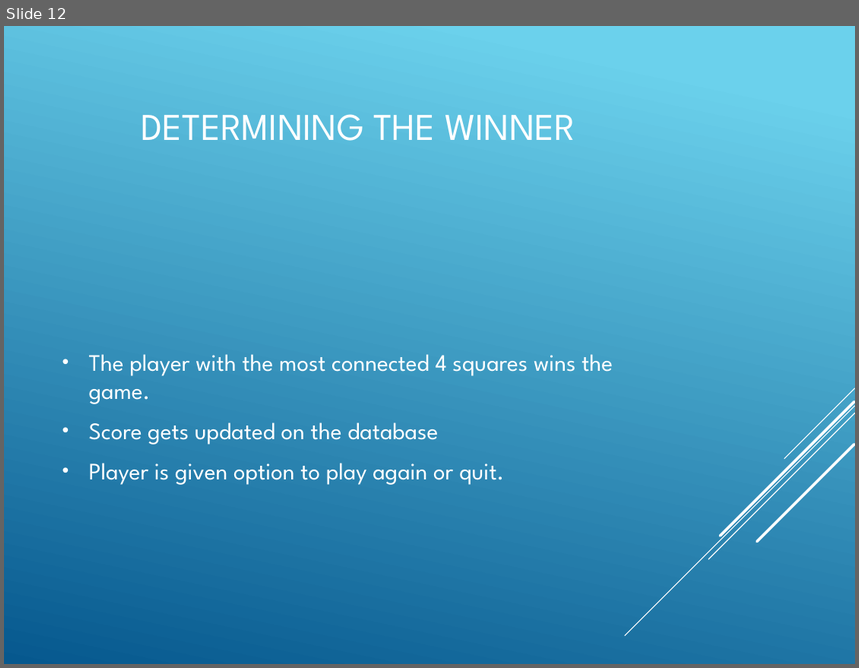
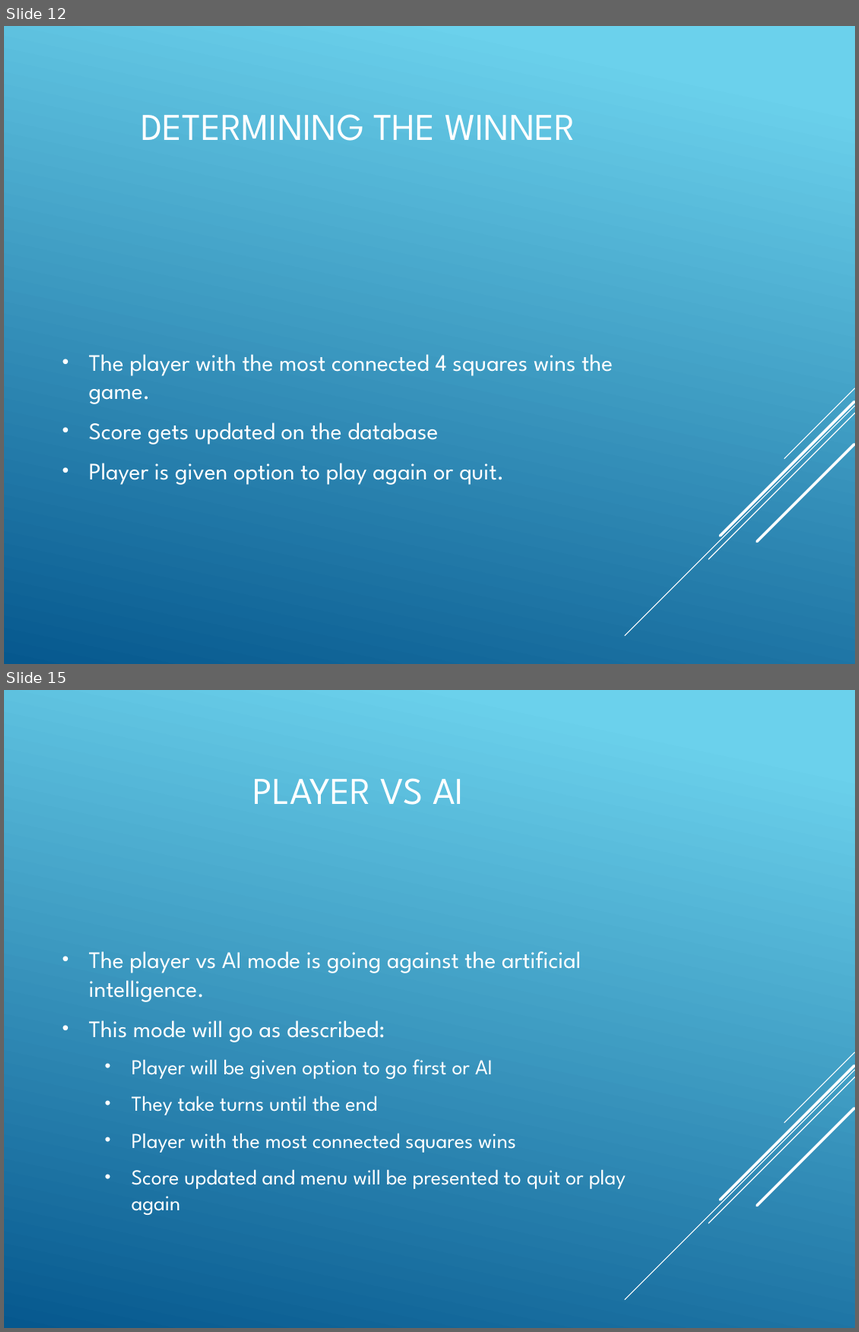
Before and after one commit to Amatarasu/A-Team, a slide deck: Power Point Presentation-bk.pptx. Shown one above the other, each under a label of ours: slide 12 before the commit, slides 12 and 15 after it; the slides between them are not shown. The pictures are 859x668 and 859x1332 pixels, drawn with LibreOffice and Linux fonts; fonts in the diff are those of the drawing. Boxes give left, top, right and bottom in pixels: in the first picture for what was removed or moved away, otherwise in the second. Text is boxed around its words. In the diff, an @@ line names an element or a change of style, - is before the commit and + after.

```diff
--- a/Power Point Presentation-bk.pptx
+++ b/Power Point Presentation-bk.pptx
@@ slide 15 added at <box>4,690,855,1328</box>, background gradient #6ED2EB to #06588E; not listed: 5 template elements that a slide beside it also shows @@
@@ title added at <box>253,778,464,805</box>, 32 pt, text #FFFFFF @@
+PLAYER VS AI
@@ text added at <box>89,951,626,1215</box>, 18 pt, text #FFFFFF @@
+• The player vs AI mode is going against the artificial intelligence.
+• This mode will go as described:
+  • Player will be given option to go first or AI
+  • They take turns until the end
+  • Player with the most connected squares wins
+  • Score updated and menu will be presented to quit or play again
```
Also in this commit, not shown: 1 slide changed, 11 other slides added, 1 slide removed, 8 other files.
